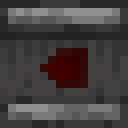
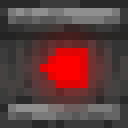
Layered file, before and after one edit (w=128, h=128). Changes by layer:
showed "on" over 24, 24, 112, 112
hid "off" over 40, 48, 88, 88
